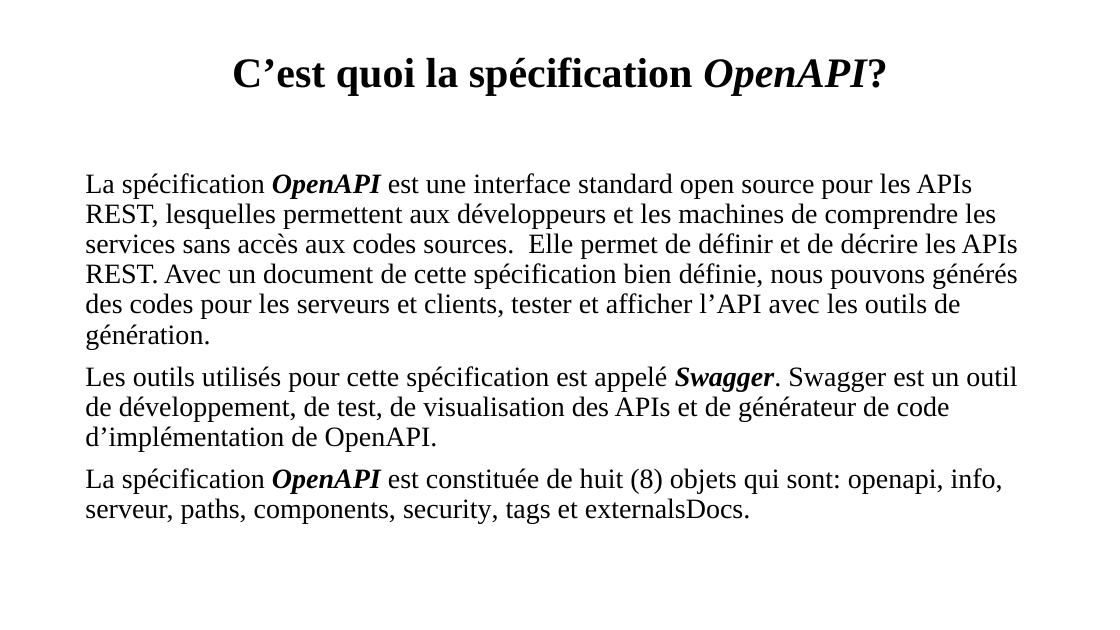
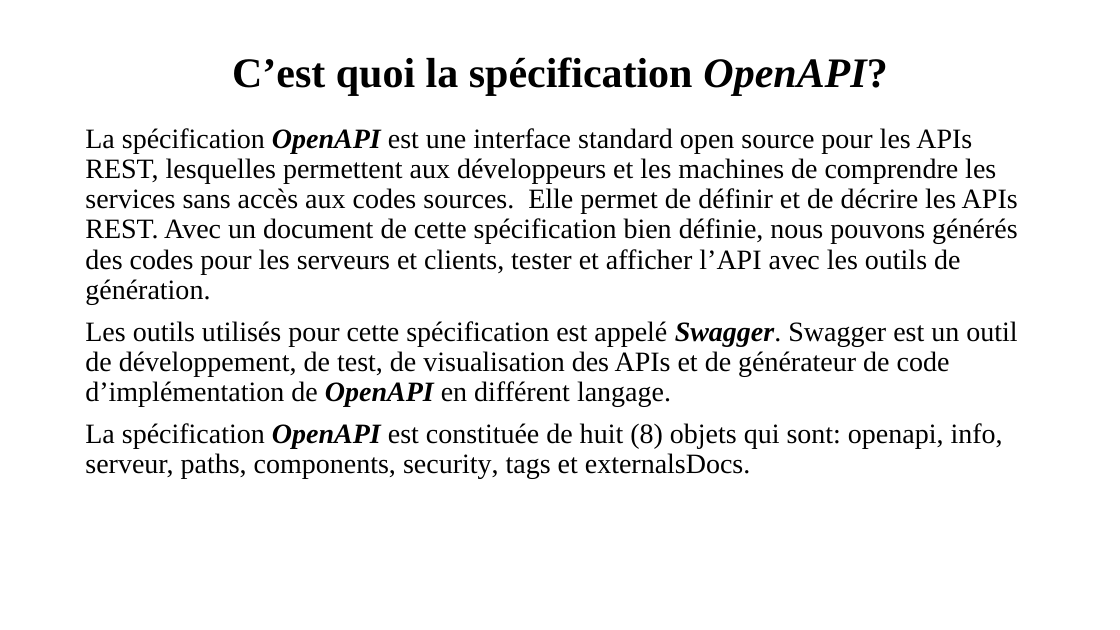
Before and after one commit to OA-Souleymane/MyGitHub-Files, a slide deck: slide 4 of Chapitres/presentationMemoire.pptx. Drawn at 1120x630 pixels with LibreOffice and Linux fonts; fonts in the diff are those of the drawing. Boxes give left, top, right and bottom in pixels: in the first picture for what was removed or moved away, otherwise in the second. Text is boxed around its words. In the diff, an @@ line names an element or a change of style, - is before the commit and + after.

```diff
--- a/Chapitres/presentationMemoire.pptx
+++ b/Chapitres/presentationMemoire.pptx
@@ text "La spécification OpenAPI est une ..." moved from (x1=85, y1=173, x2=1018, y2=524) to (x1=85, y1=128, x2=1018, y2=479) @@
@@ text at (x1=85, y1=321, x2=1017, y2=407): text changed @@
-Les outils utilisés pour cette spécification est appelé Swagger. Swagger est un outil de développement, de test, de visualisation des APIs et de générateur de code d’implémentation de OpenAPI.
+Les outils utilisés pour cette spécification est appelé Swagger. Swagger est un outil de développement, de test, de visualisation des APIs et de générateur de code d’implémentation de OpenAPI en différent langage.
```
Also in this commit, not shown: 8 other slides changed, 2 slides added, 1 slide removed.
